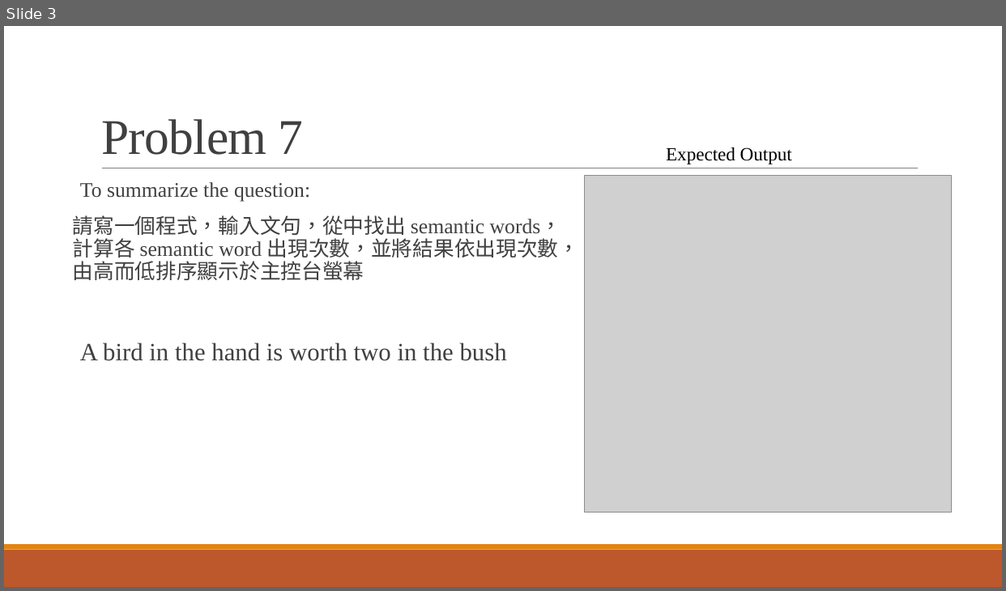
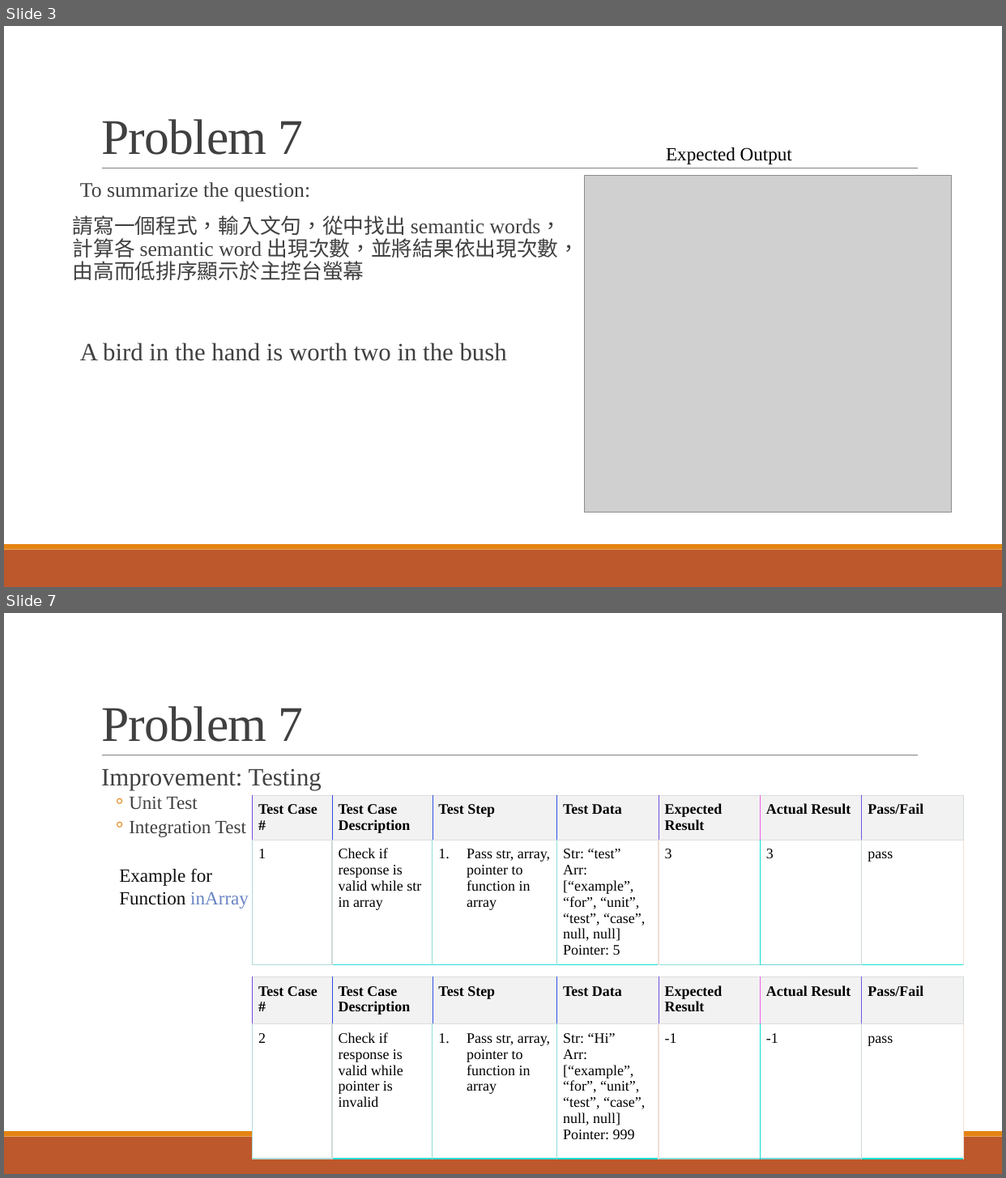
Before and after one commit to fordevoted/1092_EE3031_Computer-Programming, a slide deck: TA Lecture/Computer Programming Mid-term Test 2.pptx. Shown one above the other, each under a label of ours: slide 3 before the commit, slides 3 and 7 after it; the slides between them are not shown. The pictures are 1006x591 and 1006x1178 pixels, drawn with LibreOffice and Linux fonts; fonts in the diff are those of the drawing; grey boxes stand for pictures. Boxes give left, top, right and bottom in pixels: in the first picture for what was removed or moved away, otherwise in the second. Text is boxed around its words. In the diff, an @@ line names an element or a change of style, - is before the commit and + after.

Commit message:
update midterm TEST 2 PPT

```diff
--- a/TA Lecture/Computer Programming Mid-term Test 2.pptx
+++ b/TA Lecture/Computer Programming Mid-term Test 2.pptx
@@ slide 7 added at [4, 613, 1002, 1174], background #FFFFFF; not listed: 3 template elements that a slide beside it also shows @@
@@ title added at [101, 706, 304, 742], 48 pt, text #404040 @@
+Problem 7
@@ text added at [101, 769, 322, 837], 18 pt, text #404040 @@
+  Improvement: Testing
+  。 Unit Test
+  。 Integration Test
@@ table added at [253, 796, 965, 1097], 2 rows, 7 columns @@
+Test Case # | Test Case Description | Test Step | Test Data | Expected Result | Actual Result | Pass/Fail
+1 | Check if response is valid while str in array | Pass str, array, pointer to function in array | Str: “test” / Arr: [“example”, “for”, “unit”, “test”, “case”, null, null] / Pointer: 5 | 3 | 3 | pass
@@ text added at [119, 868, 249, 909], 18 pt, text #0D0D0D @@
+Example for Function inArray
@@ table added at [253, 977, 965, 1159], 2 rows, 7 columns @@
+Test Case # | Test Case Description | Test Step | Test Data | Expected Result | Actual Result | Pass/Fail
+2 | Check if response is valid while pointer is invalid | Pass str, array, pointer to function in array | Str: “Hi” / Arr: [“example”, “for”, “unit”, “test”, “case”, null, null] / Pointer: 999 | -1 | -1 | pass
```
Also in this commit, not shown: 4 slides changed, 2 other slides added.
